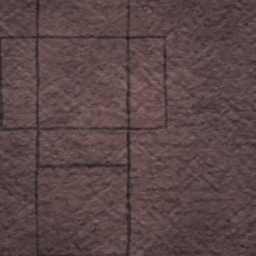
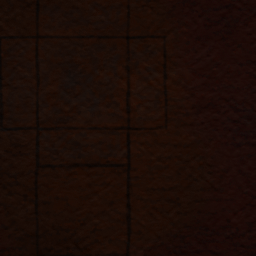
Two versions of the same layered image (256 x 256). Layer-by-layer changes:
"Calque 2 copie": opacity 81% → 100%, painted on it over [0,0,256,256]
removed layer "Calque 2" over [0,0,256,256]
